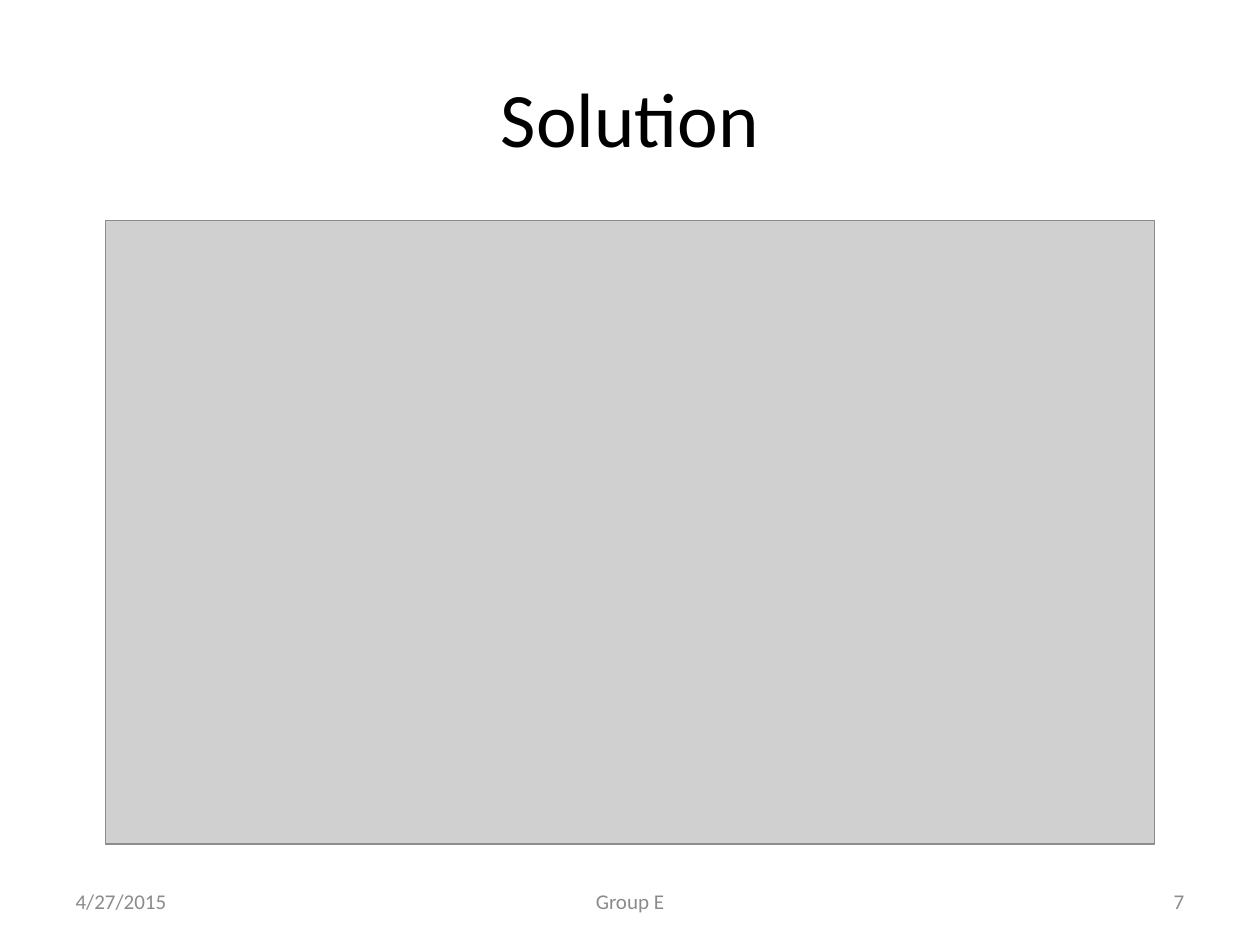
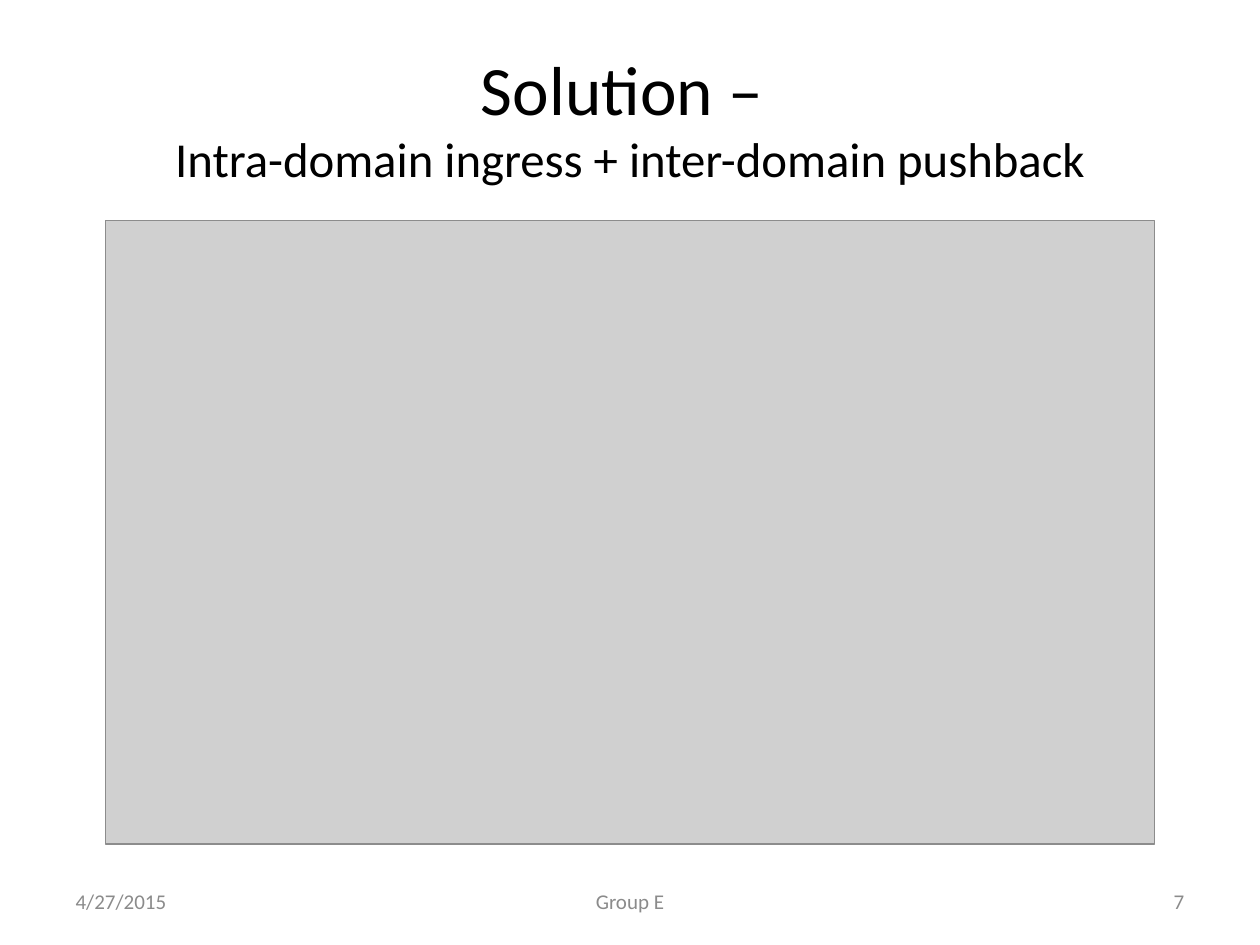
Before and after one commit to mishra14/DDoSAttackMitigationSystem, a slide deck: slide 7 of CIS 553.pptx. Drawn at 1260x945 pixels with LibreOffice and Linux fonts; fonts in the diff are those of the drawing; grey boxes stand for pictures. Boxes give left, top, right and bottom in pixels: in the first picture for what was removed or moved away, otherwise in the second. Text is boxed around its words. In the diff, an @@ line names an element or a change of style, - is before the commit and + after.

```diff
--- a/CIS 553.pptx
+++ b/CIS 553.pptx
@@ title at box(175, 67, 1084, 186): text changed; size 44 to 27.9 pt @@
-Solution
+Solution –
+Intra-domain ingress + inter-domain pushback
```
Also in this commit, not shown: 7 other slides changed.
